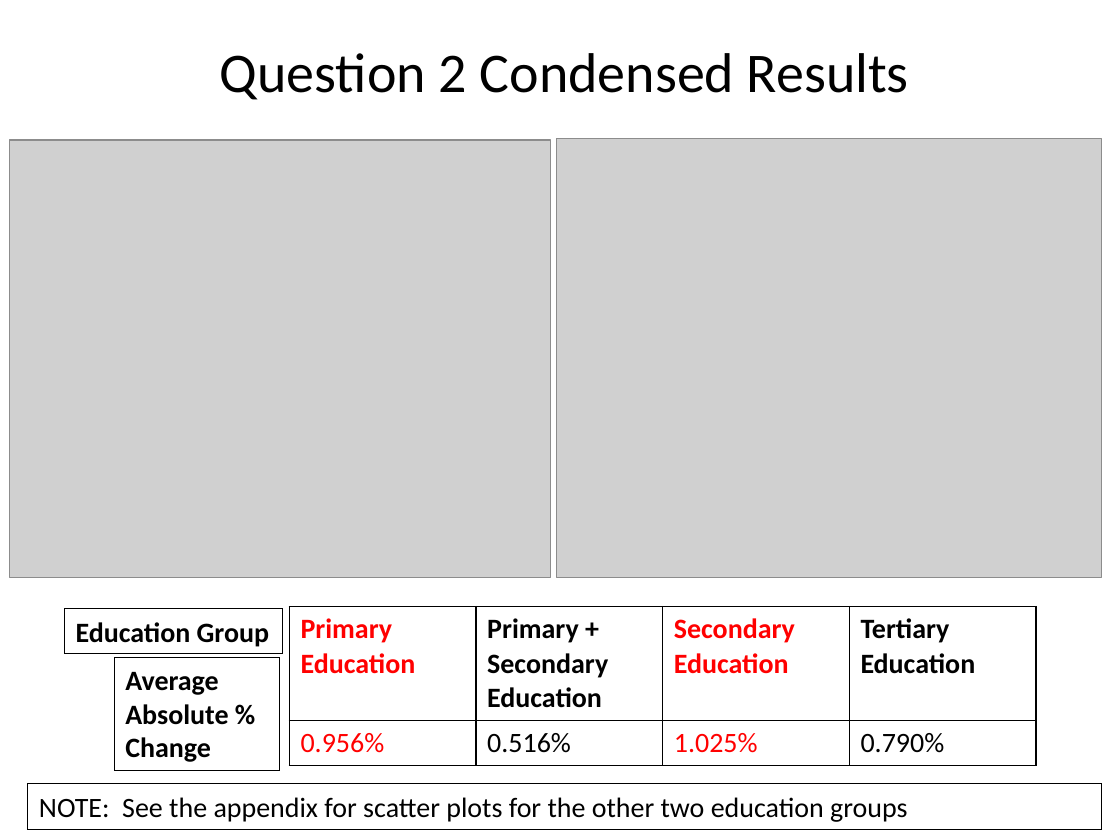
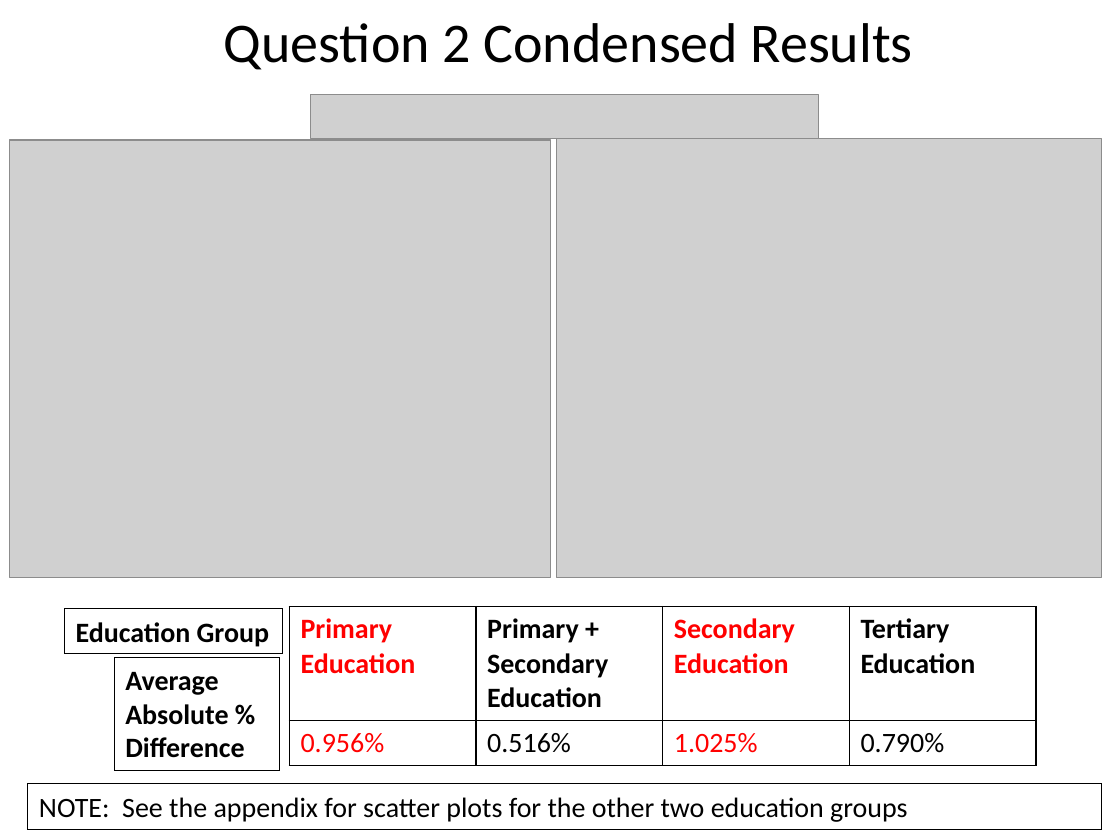
Before and after one commit to Dec-17-Big-Data/project1-bkeeper94, a slide deck: slide 4 of Project1-Presentation-Ben-Keeper.pptx. Drawn at 1120x840 pixels with LibreOffice and Linux fonts; fonts in the diff are those of the drawing; grey boxes stand for pictures. Boxes give left, top, right and bottom in pixels: in the first picture for what was removed or moved away, otherwise in the second. Text is boxed around its words. In the diff, an @@ line names an element or a change of style, - is before the commit and + after.

```diff
--- a/Project1-Presentation-Ben-Keeper.pptx
+++ b/Project1-Presentation-Ben-Keeper.pptx
@@ title "Question 2 Condensed Results" moved from (x1=220, y1=53, x2=909, y2=100) to (x1=224, y1=23, x2=913, y2=70) @@
@@ picture added at (x1=311, y1=94, x2=819, y2=139) @@
@@ text in rectangle at (x1=125, y1=672, x2=244, y2=758): text changed @@
-Average Absolute % Change
+Average Absolute % Difference
```
Also in this commit, not shown: 4 other slides changed, 2 other files.
